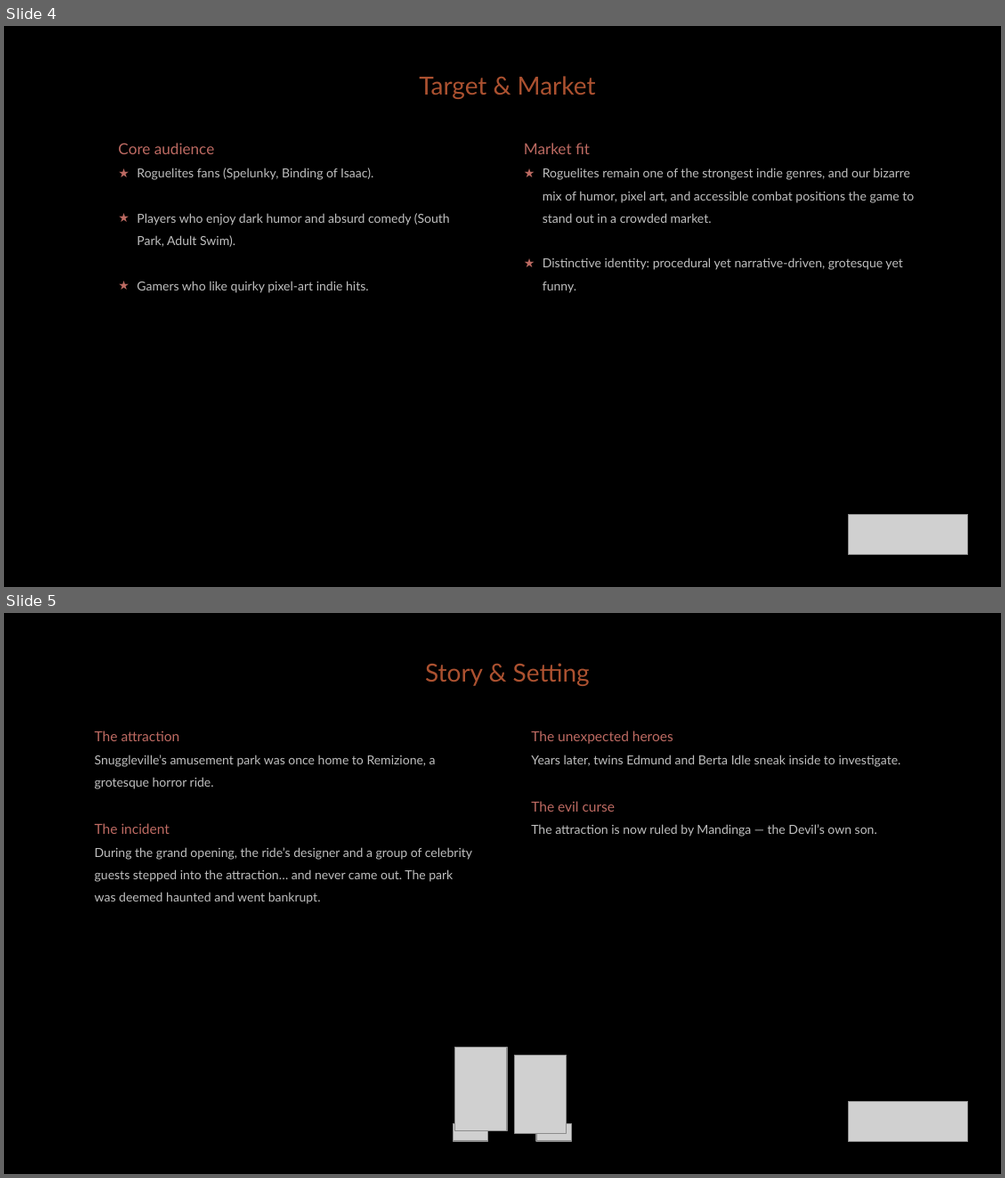
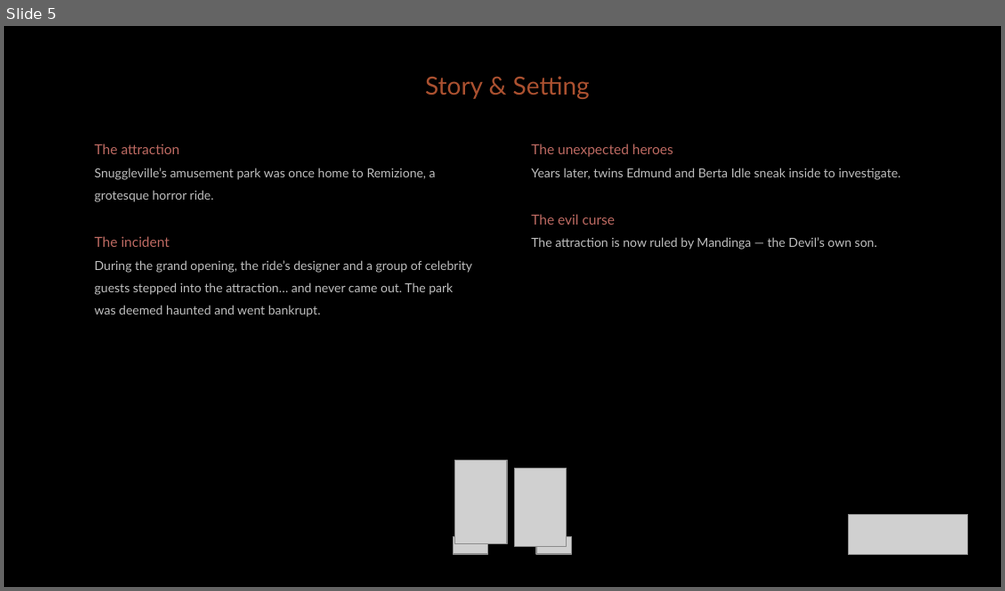
Before and after one commit to diegohcanepa/Remizione, a slide deck: Pitch Deck.pptx. Shown one above the other, each under a label of ours: slides 4 and 5 before the commit, slide 5 after it. The pictures are 1005x1178 and 1005x591 pixels, drawn with LibreOffice and Linux fonts; fonts in the diff are those of the drawing; grey boxes stand for pictures; background and template pictures are left out. Boxes give left, top, right and bottom in pixels: in the first picture for what was removed or moved away, otherwise in the second. Text is boxed around its words. In the diff, an @@ line names an element or a change of style, - is before the commit and + after.

```diff
--- a/Pitch Deck.pptx
+++ b/Pitch Deck.pptx
@@ slide 4 removed at box(4, 26, 1001, 587), background picture (left out) @@
@@ text removed at box(419, 76, 596, 99) @@
-Target & Market
@@ subtitle removed at box(118, 143, 450, 293) @@
-Core audience
-★ Roguelites fans (Spelunky, Binding of Isaac).
-★ Players who enjoy dark humor and absurd comedy (South Park, Adult Swim).
-★ Gamers who like quirky pixel-art indie hits.
@@ text removed at box(524, 143, 914, 293) @@
-Market fit
-★ Roguelites remain one of the strongest indie genres, and our bizarre mix of humor, pixel art, and accessible combat positions the game to stand out in a crowded market.
-★ Distinctive identity: procedural yet narrative-driven, grotesque yet funny.
@@ picture removed at box(849, 514, 968, 555) @@
```
Also in this commit, not shown: 8 slides changed, 2 slides added, 9 other files.
